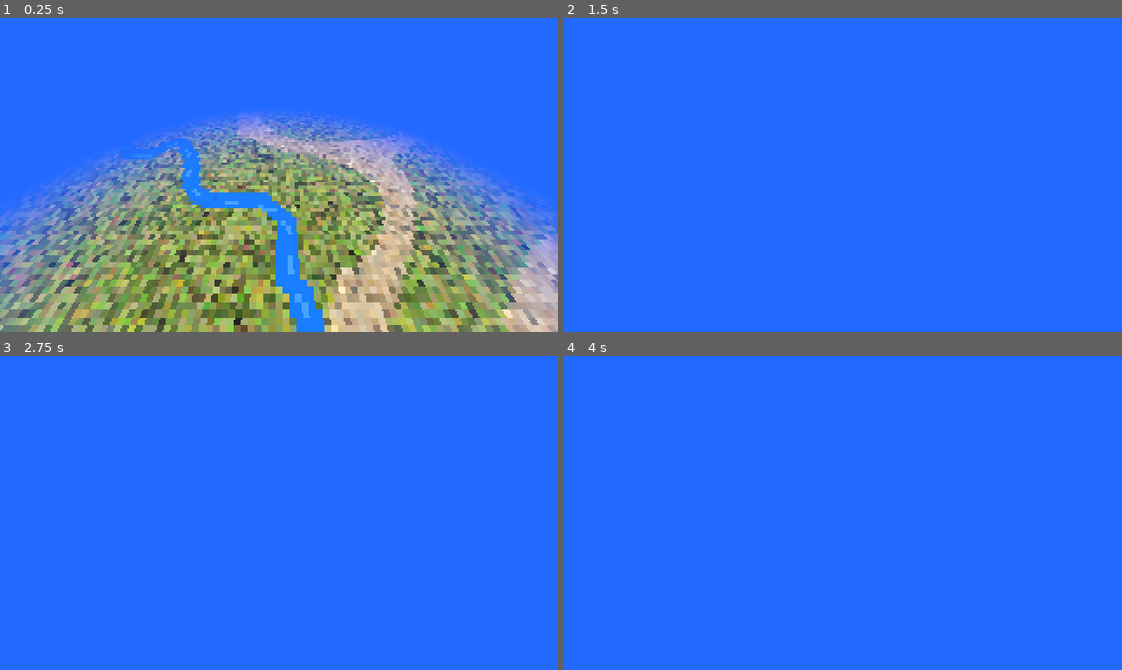
Above: before the commit, frames 1-4 (two rows, left to right).
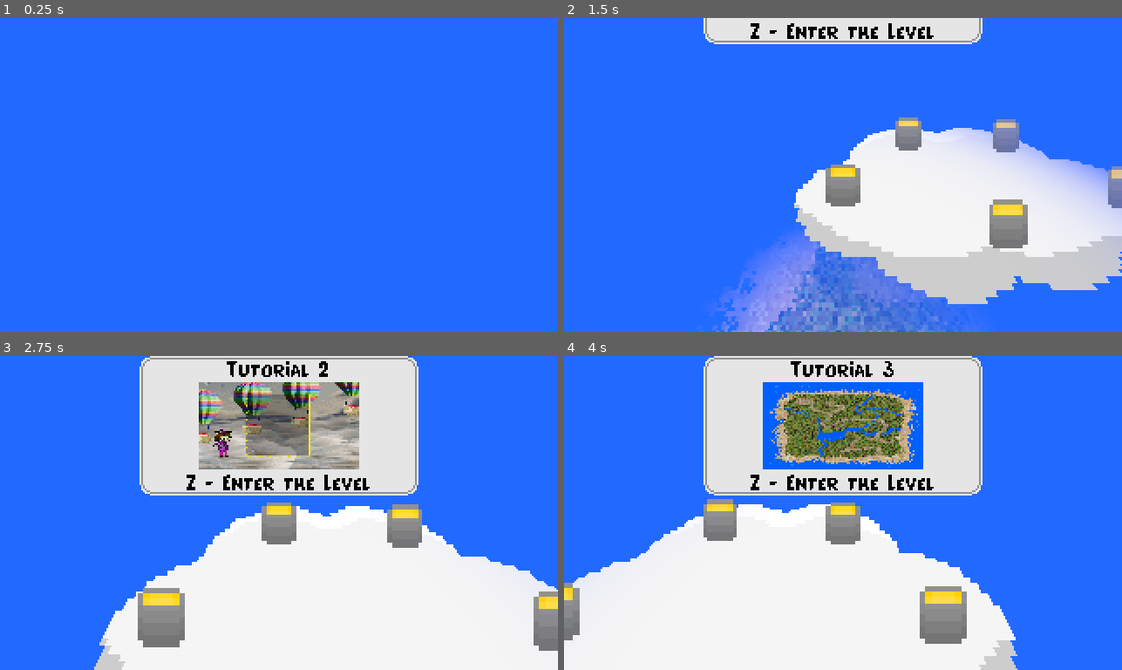
Above: after the commit, the same moments.

Repository: HuskyGameDev/2025f-team2
Game: Godot game, scene res://Scenes/WorldMap/worldMap.tscn
Two runs of this game, one before a commit and one after it. Both use one fixed random seed, a clock stepped at 60 frames per second and the inputs below. This scene is started directly instead of the project's main scene.
Inputs:
- Up to frame 1 (0.25 s): no input
- Up to frame 2 (1.5 s): hold Right (right) 0.53-1.28 s; hold Z (release) 0.53-1.28 s; tap R (reroll) at 0.8, 1.35 s; tap Enter at 1.25 s; hold Down (down) from 1.28 s (still down)
- Up to frame 3 (2.75 s): tap Z (release) at 1.55 s; release Down (down) at 2.03 s; hold Right (right) from 2.03 s (still down); hold Z (release) from 2.03 s (still down); tap R (reroll) at 2.3 s
- Up to frame 4 (4 s): tap Space at 2.75 s; release Right (right) at 2.78 s; release Z (release) at 2.78 s; hold Up (up) 2.78-3.53 s; tap R (reroll) at 2.85, 3.8 s; tap Z (release) at 3.05 s; hold Left (left) from 3.53 s (still down); hold Z (release) from 3.53 s (still down)

The runs differ from the first frame. In frame 1, 54% of the frame differs, in the area x 0-100%, y 30-100%; in frame 2, 37%; in frame 3, 55%; in frame 4, 55%, in the area x 0-82%, y 0-100%.

Commit message:
More World Map Programming

Diff:
--- /dev/null
+++ b/Resources/ButtonTheme.tres
@@ -0,0 +1,16 @@
+[gd_resource type="Theme" load_steps=4 format=3 uid="uid://ded1rpxa401uw"]
+
+[ext_resource type="FontFile" uid="uid://ck46iqrcecvvq" path="res://Artwork/Text/PearSoda.ttf" id="1_mt4at"]
+[ext_resource type="Texture2D" uid="uid://bojtibijjqckh" path="res://Artwork/WorldMap/PingUI.png" id="2_alore"]
+
+[sub_resource type="StyleBoxTexture" id="StyleBoxTexture_wx2l1"]
+texture = ExtResource("2_alore")
+texture_margin_left = 8.0
+texture_margin_top = 8.0
+texture_margin_right = 8.0
+texture_margin_bottom = 8.0
+
+[resource]
+Button/font_sizes/font_size = 16
+Button/fonts/font = ExtResource("1_mt4at")
+Panel/styles/panel = SubResource("StyleBoxTexture_wx2l1")
--- a/Scenes/UI_Objects/main_menu.tscn
+++ b/Scenes/UI_Objects/main_menu.tscn
@@ -1,5 +1,6 @@
-[gd_scene load_steps=4 format=3 uid="uid://w6i51b5jwmid"]
+[gd_scene load_steps=5 format=3 uid="uid://w6i51b5jwmid"]
 
+[ext_resource type="Theme" uid="uid://ded1rpxa401uw" path="res://Resources/ButtonTheme.tres" id="1_nskxk"]
 [ext_resource type="Script" path="res://Scripts/UI_Scripts/OtherSceneButton.gd" id="1_wsnrw"]
 [ext_resource type="Script" uid="uid://ctpykaqiomvdw" path="res://Scripts/UI_Scripts/Quit_Game_Button.gd" id="2_ou1s8"]
 [ext_resource type="Texture2D" uid="uid://cbf3lderaeip3" path="res://Artwork/UI/ProtoLogo.png" id="3_eepvo"]
@@ -19,8 +20,8 @@
 offset_right = 308.0
 offset_bottom = 78.0
 focus_next = NodePath("../PlayGame")
-theme_override_font_sizes/font_size = 10
-text = "Level select"
+theme = ExtResource("1_nskxk")
+text = "Level Select"
 script = ExtResource("1_wsnrw")
 targetScene = "res://Scenes/TestScenes/LevelSelect.tscn"
 
@@ -31,7 +32,7 @@
 offset_right = 308.0
 offset_bottom = 109.0
 focus_next = NodePath("../Settings")
-theme_override_font_sizes/font_size = 10
+theme = ExtResource("1_nskxk")
 text = "Play Game"
 script = ExtResource("1_wsnrw")
 
@@ -42,7 +43,7 @@
 offset_right = 308.0
 offset_bottom = 141.0
 focus_next = NodePath("../Quit")
-theme_override_font_sizes/font_size = 10
+theme = ExtResource("1_nskxk")
 text = "Settings"
 
 [node name="Quit" type="Button" parent="."]
@@ -51,21 +52,13 @@
 offset_top = 149.0
 offset_right = 308.0
 offset_bottom = 173.0
-theme_override_font_sizes/font_size = 10
+theme = ExtResource("1_nskxk")
 text = "Quit"
 script = ExtResource("2_ou1s8")
 
-[node name="Label" type="Label" parent="."]
-visible = false
-layout_mode = 0
-offset_right = 320.0
-offset_bottom = 32.0
-theme_override_font_sizes/font_size = 20
-text = "Ribbon In The Wacky Warehouse"
-horizontal_alignment = 1
-
 [node name="ProtoLogo" type="Sprite2D" parent="."]
-position = Vector2(69, 36)
+position = Vector2(153, 39)
+scale = Vector2(0.05, 0.05)
 texture = ExtResource("3_eepvo")
 
 [connection signal="pressed" from="Level Select" to="Level Select" method="_on_pressed"]
--- a/Scenes/WorldMap/worldMap.tscn
+++ b/Scenes/WorldMap/worldMap.tscn
@@ -1,9 +1,19 @@
-[gd_scene load_steps=11 format=3 uid="uid://b2qdkwusiac2o"]
-
+[gd_scene load_steps=27 format=3 uid="uid://b2qdkwusiac2o"]
+
+[ext_resource type="Script" uid="uid://c8rx1dfgba847" path="res://Scripts/WorldMap/WorldMap.gd" id="1_3gro2"]
 [ext_resource type="Texture2D" uid="uid://hwva5lkvd4l0" path="res://Artwork/WorldMap/WorldMap.png" id="1_kayuu"]
 [ext_resource type="Script" uid="uid://s6ygxocbd3wc" path="res://Scripts/WorldMap/WorldMapCamera.gd" id="2_rk2xb"]
 [ext_resource type="Texture2D" uid="uid://blbrknw3u5qjo" path="res://Artwork/WorldMap/WorldCloud.png" id="3_2ry0s"]
 [ext_resource type="Texture2D" uid="uid://b6nqrwth8c0lr" path="res://Artwork/WorldMap/worldMapPing.png" id="3_ujvki"]
+[ext_resource type="Script" uid="uid://cvmu0sqsv1v3h" path="res://Scripts/WorldMap/WorldPoint.gd" id="4_ggnbf"]
+[ext_resource type="Texture2D" uid="uid://b1ra7nmrv2h07" path="res://Artwork/LevelSelectImages/Screenshot 2025-10-28 014545.png" id="5_q1dlp"]
+[ext_resource type="Script" uid="uid://c0ksnm2wcua3q" path="res://Scripts/WorldMap/Level.gd" id="5_rt317"]
+[ext_resource type="Texture2D" uid="uid://4tcmmpu5ywxt" path="res://Artwork/LevelSelectImages/Screenshot 2025-10-28 010829.png" id="8_kxxe7"]
+[ext_resource type="Texture2D" uid="uid://b2jus41ra42ks" path="res://Artwork/Backgrounds/SkyBG.png" id="9_1yc4n"]
+[ext_resource type="Theme" uid="uid://ded1rpxa401uw" path="res://Resources/ButtonTheme.tres" id="9_cs4vs"]
+[ext_resource type="Script" uid="uid://bl7ii30g00b5l" path="res://Scripts/WorldMap/LevelSelectUI.gd" id="9_qlyio"]
+[ext_resource type="Texture2D" uid="uid://cbf3lderaeip3" path="res://Artwork/UI/ProtoLogo.png" id="10_53fbb"]
+[ext_resource type="FontFile" uid="uid://ck46iqrcecvvq" path="res://Artwork/Text/PearSoda.ttf" id="10_qlyio"]
 
 [sub_resource type="Environment" id="Environment_kayuu"]
 background_mode = 1
@@ -26,8 +36,45 @@
 [sub_resource type="PlaneMesh" id="PlaneMesh_2ry0s"]
 size = Vector2(29, 29)
 
+[sub_resource type="Resource" id="Resource_q1dlp"]
+script = ExtResource("5_rt317")
+levelName = "Tutorial"
+scene = ""
+img = ExtResource("5_q1dlp")
+metadata/_custom_type_script = "uid://c0ksnm2wcua3q"
+
+[sub_resource type="Resource" id="Resource_wupwk"]
+script = ExtResource("5_rt317")
+levelName = "Tutorial 2"
+scene = ""
+img = ExtResource("8_kxxe7")
+metadata/_custom_type_script = "uid://c0ksnm2wcua3q"
+
+[sub_resource type="Resource" id="Resource_1hco5"]
+script = ExtResource("5_rt317")
+levelName = "Tutorial 3"
+scene = ""
+img = ExtResource("1_kayuu")
+metadata/_custom_type_script = "uid://c0ksnm2wcua3q"
+
+[sub_resource type="Resource" id="Resource_inlqg"]
+script = ExtResource("5_rt317")
+levelName = "Tutorial 4"
+scene = ""
+img = ExtResource("9_1yc4n")
+metadata/_custom_type_script = "uid://c0ksnm2wcua3q"
+
+[sub_resource type="Resource" id="Resource_hin85"]
+script = ExtResource("5_rt317")
+levelName = "Tutorial 5"
+scene = ""
+img = ExtResource("10_53fbb")
+metadata/_custom_type_script = "uid://c0ksnm2wcua3q"
+
 [sub_resource type="StandardMaterial3D" id="StandardMaterial3D_ujvki"]
-transparency = 1
+transparency = 2
+alpha_scissor_threshold = 0.5
+alpha_antialiasing_mode = 0
 shading_mode = 0
 albedo_texture = ExtResource("3_2ry0s")
 texture_filter = 0
@@ -44,7 +91,15 @@
 texture_filter = 0
 texture_repeat = false
 
-[node name="World" type="Node3D"]
+[sub_resource type="LabelSettings" id="LabelSettings_sforw"]
+font = ExtResource("10_qlyio")
+font_color = Color(0, 0, 0, 1)
+
+[node name="World" type="Node3D" node_paths=PackedStringArray("camera", "uiScreen", "worldPoints")]
+script = ExtResource("1_3gro2")
+camera = NodePath("WorldCamera")
+uiScreen = NodePath("CanvasLayer/LevelSelectUI")
+worldPoints = [NodePath("Point"), NodePath("Point2"), NodePath("Point3"), NodePath("Point4"), NodePath("Point5")]
 
 [node name="WorldEnvironment" type="WorldEnvironment" parent="."]
 environment = SubResource("Environment_kayuu")
@@ -53,8 +108,8 @@
 material_override = SubResource("StandardMaterial3D_rk2xb")
 mesh = SubResource("PlaneMesh_2ry0s")
 
-[node name="Camera3D" type="Camera3D" parent="."]
-transform = Transform3D(1, 0, 0, 0, 0.67816, 0.734915, 0, -0.734915, 0.67816, -4.695, 3.375, -0.555)
+[node name="WorldCamera" type="Camera3D" parent="."]
+transform = Transform3D(1, 0, 0, 0, 0.67816, 0.734915, 0, -0.734915, 0.67816, -6.715, 21.8896, -7.54)
 far = 20.0
 script = ExtResource("2_rk2xb")
 
@@ -63,12 +118,49 @@
 light_volumetric_fog_energy = 0.0
 
 [node name="Point" type="Sprite3D" parent="."]
-transform = Transform3D(1, 0, 0, 0, 0.707107, 0.707107, 0, -0.707107, 0.707107, -6.73163, 3.21327, -8.54845)
-pixel_size = 0.066
-billboard = 1
-texture_filter = 0
-render_priority = 1
-texture = ExtResource("3_ujvki")
+transform = Transform3D(1, 0, 0, 0, 1, 0, 0, 0, 1, -8.87465, 3.40277, -8.03859)
+pixel_size = 0.066
+billboard = 1
+texture_filter = 0
+texture = ExtResource("3_ujvki")
+script = ExtResource("4_ggnbf")
+level = SubResource("Resource_q1dlp")
+
+[node name="Point2" type="Sprite3D" parent="."]
+transform = Transform3D(1, 0, 0, 0, 1, 0, 0, 0, 1, -7.56741, 3.40277, -9.39595)
+pixel_size = 0.066
+billboard = 1
+texture_filter = 0
+texture = ExtResource("3_ujvki")
+script = ExtResource("4_ggnbf")
+level = SubResource("Resource_wupwk")
+
+[node name="Point3" type="Sprite3D" parent="."]
+transform = Transform3D(1, 0, 0, 0, 1, 0, 0, 0, 1, -5.6257, 3.40278, -9.33662)
+pixel_size = 0.066
+billboard = 1
+texture_filter = 0
+texture = ExtResource("3_ujvki")
+script = ExtResource("4_ggnbf")
+level = SubResource("Resource_1hco5")
+
+[node name="Point4" type="Sprite3D" parent="."]
+transform = Transform3D(1, 0, 0, 0, 1, 0, 0, 0, 1, -4.50689, 3.403, -8.00116)
+pixel_size = 0.066
+billboard = 1
+texture_filter = 0
+texture = ExtResource("3_ujvki")
+script = ExtResource("4_ggnbf")
+level = SubResource("Resource_inlqg")
+
+[node name="Point5" type="Sprite3D" parent="."]
+transform = Transform3D(1, 0, 0, 0, 1, 0, 0, 0, 1, -6.66381, 3.403, -7.3577)
+pixel_size = 0.066
+billboard = 1
+texture_filter = 0
+texture = ExtResource("3_ujvki")
+script = ExtResource("4_ggnbf")
+level = SubResource("Resource_hin85")
 
 [node name="Cloud" type="MeshInstance3D" parent="."]
 transform = Transform3D(1, 0, 0, 0, 1, 0, 0, 0, 1, -6.54338, 3.10958, -8.26654)
@@ -76,7 +168,72 @@
 mesh = SubResource("PlaneMesh_ggnbf")
 
 [node name="Cloud2" type="MeshInstance3D" parent="Cloud"]
-transform = Transform3D(1, 0, 0, 0, 1, 0, 0, 0, 1, 0, -3.10154, 0)
+transform = Transform3D(1, 0, 0, 0, 1, 0, 0, 0, 1, 0, -3.10541, 0)
 material_override = SubResource("StandardMaterial3D_2ry0s")
 mesh = SubResource("PlaneMesh_ggnbf")
 skeleton = NodePath("../..")
+
+[node name="CanvasLayer" type="CanvasLayer" parent="."]
+
+[node name="LevelSelectUI" type="Control" parent="CanvasLayer" node_paths=PackedStringArray("nameLabel", "screen")]
+layout_mode = 3
+anchors_preset = 5
+anchor_left = 0.5
+anchor_right = 0.5
+offset_left = -80.0
+offset_top = -81.0
+offset_right = 80.0
+offset_bottom = 19.0
+grow_horizontal = 2
+script = ExtResource("9_qlyio")
+nameLabel = NodePath("Panel/Level Name")
+screen = NodePath("Panel/Screen")
+
+[node name="Panel" type="Panel" parent="CanvasLayer/LevelSelectUI"]
+layout_mode = 1
+anchors_preset = 15
+anchor_right = 1.0
+anchor_bottom = 1.0
+offset_bottom = -20.0
+grow_horizontal = 2
+grow_vertical = 2
+theme = ExtResource("9_cs4vs")
+
+[node name="Level Name" type="Label" parent="CanvasLayer/LevelSelectUI/Panel"]
+layout_mode = 1
+anchors_preset = 10
+anchor_right = 1.0
+offset_bottom = 15.0
+grow_horizontal = 2
+text = "Level Name Insert!"
+label_settings = SubResource("LabelSettings_sforw")
+horizontal_alignment = 1
+
+[node name="Enter" type="Label" parent="CanvasLayer/LevelSelectUI/Panel"]
+layout_mode = 1
+anchors_preset = 12
+anchor_top = 1.0
+anchor_right = 1.0
+anchor_bottom = 1.0
+offset_top = -15.0
+grow_horizontal = 2
+grow_vertical = 0
+text = "Z - Enter the Level"
+label_settings = SubResource("LabelSettings_sforw")
+horizontal_alignment = 1
+
+[node name="Screen" type="TextureRect" parent="CanvasLayer/LevelSelectUI/Panel"]
+layout_mode = 1
+anchors_preset = 8
+anchor_left = 0.5
+anchor_top = 0.5
+anchor_right = 0.5
+anchor_bottom = 0.5
+offset_left = -46.2325
+offset_top = -25.0
+offset_right = 46.2325
+offset_bottom = 25.0
+grow_horizontal = 2
+grow_vertical = 2
+texture = ExtResource("5_q1dlp")
+expand_mode = 1
--- /dev/null
+++ b/Scripts/WorldMap/Level.gd
@@ -0,0 +1,7 @@
+extends Resource
+
+class_name Level
+
+@export var levelName = "Tutorial"
+@export var scene : String
+@export var img : Texture2D
--- /dev/null
+++ b/Scripts/WorldMap/LevelSelectUI.gd
@@ -0,0 +1,18 @@
+extends Control
+
+class_name LevelSelectUI
+
+@export var nameLabel : Label
+@export var screen : TextureRect
+
+func setNameLabel(name:String):
+	nameLabel.text = name
+
+func setScreen(text:Texture2D):
+	screen.texture = text
+
+func animationUp():
+	await create_tween().tween_property(self, "position", Vector2(80, -81.0), 0.25).finished
+
+func animationDown():
+	await create_tween().tween_property(self, "position", Vector2(80, 0), 0.25).finished
--- /dev/null
+++ b/Scripts/WorldMap/WorldMap.gd
@@ -0,0 +1,41 @@
+extends Node3D
+
+@export var camera : WorldCamera
+@export var uiScreen : LevelSelectUI
+@export var worldPoints : Array[WorldPoint]
+
+var vaild : bool = true
+var pos : int = 0
+
+func _ready() -> void:
+	sets()
+
+func _input(event: InputEvent) -> void:
+	if !vaild:
+		return
+	if event.is_action_released("left"):
+		previous()
+		await sets()
+	if event.is_action_released("right"):
+		next()
+		await sets()
+
+func next():
+	pos += 1
+	if pos >= len(worldPoints):
+		pos = 0
+
+func previous():
+	pos -= 1
+	if pos < 0:
+		pos = len(worldPoints) - 1
+
+func sets():
+	vaild = false
+	await uiScreen.animationUp()
+	camera.setPositionOfCameraFromPoint(worldPoints[pos])
+	await uiScreen.animationUp()
+	uiScreen.setNameLabel(worldPoints[pos].level.levelName)
+	uiScreen.setScreen(worldPoints[pos].level.img)
+	await uiScreen.animationDown()
+	vaild = true
--- a/Scripts/WorldMap/WorldMapCamera.gd
+++ b/Scripts/WorldMap/WorldMapCamera.gd
@@ -1,4 +1,6 @@
 extends Camera3D
+
+class_name WorldCamera
 
 var speed : float = 10.0
 
@@ -8,8 +10,10 @@
 	target_camera_position = position
 
 func _process(delta: float) -> void:
-	var moveVector = Vector2(Input.get_axis("left", "right"), Input.get_axis("up", "down")) * delta * speed
-	var distanceVector = Input.get_axis("release", "reroll") * delta * speed
-	target_camera_position += Vector3(moveVector.x, distanceVector, moveVector.y)
+	#var moveVector = Vector2(Input.get_axis("left", "right"), Input.get_axis("up", "down")) * delta * speed
+	#var distanceVector = Input.get_axis("release", "reroll") * delta * speed
+	#target_camera_position += Vector3(moveVector.x, distanceVector, moveVector.y)
+	position = position.lerp(target_camera_position, 15*delta)
 
-	position =  position.lerp(target_camera_position, 15*delta)
+func setPositionOfCameraFromPoint(point : WorldPoint):
+	target_camera_position = point.position + Vector3(0, 2.5, 2)
--- /dev/null
+++ b/Scripts/WorldMap/WorldPoint.gd
@@ -0,0 +1,5 @@
+extends Sprite3D
+
+class_name WorldPoint
+
+@export var level : Level
Binary file added: Artwork/Text/PearSoda.ttf
Not shown, added: Artwork/Text/PearSoda.ttf.import
Binary file added: Artwork/WorldMap/PingUI.aseprite
Binary file added: Artwork/WorldMap/PingUI.png
Not shown, added: Artwork/WorldMap/PingUI.png.import
Not shown: 1 places in Scenes/TestScenes/LevelSelect.tscn that only renumber resources
Not shown, added: Scripts/WorldMap/Level.gd.uid
Not shown, added: Scripts/WorldMap/LevelSelectUI.gd.uid
Not shown, added: Scripts/WorldMap/WorldMap.gd.uid
Not shown, added: Scripts/WorldMap/WorldPoint.gd.uid
